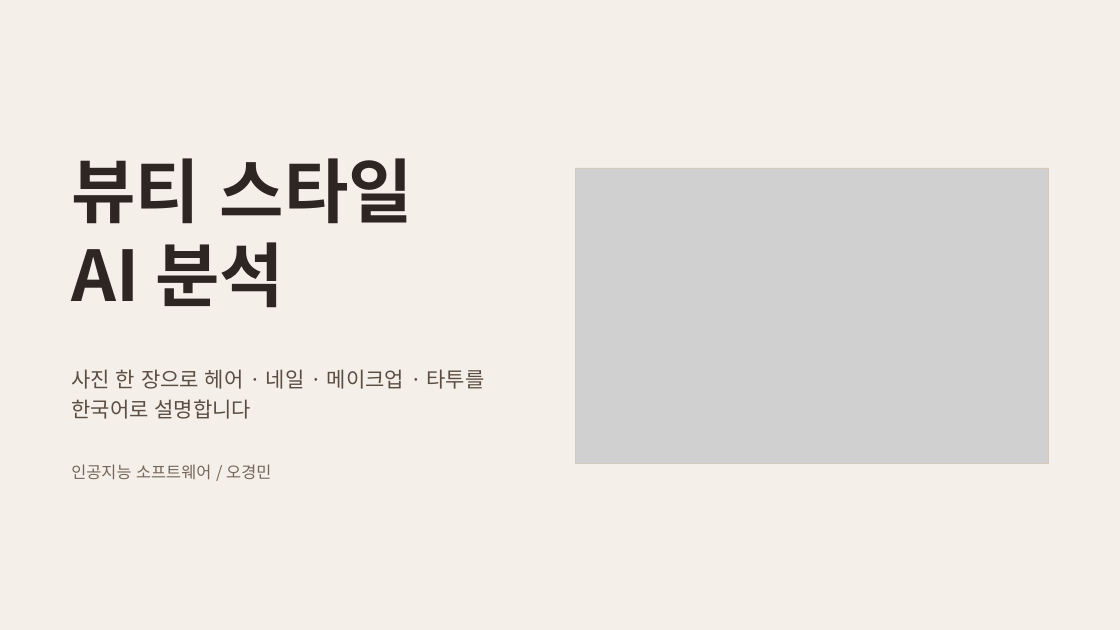
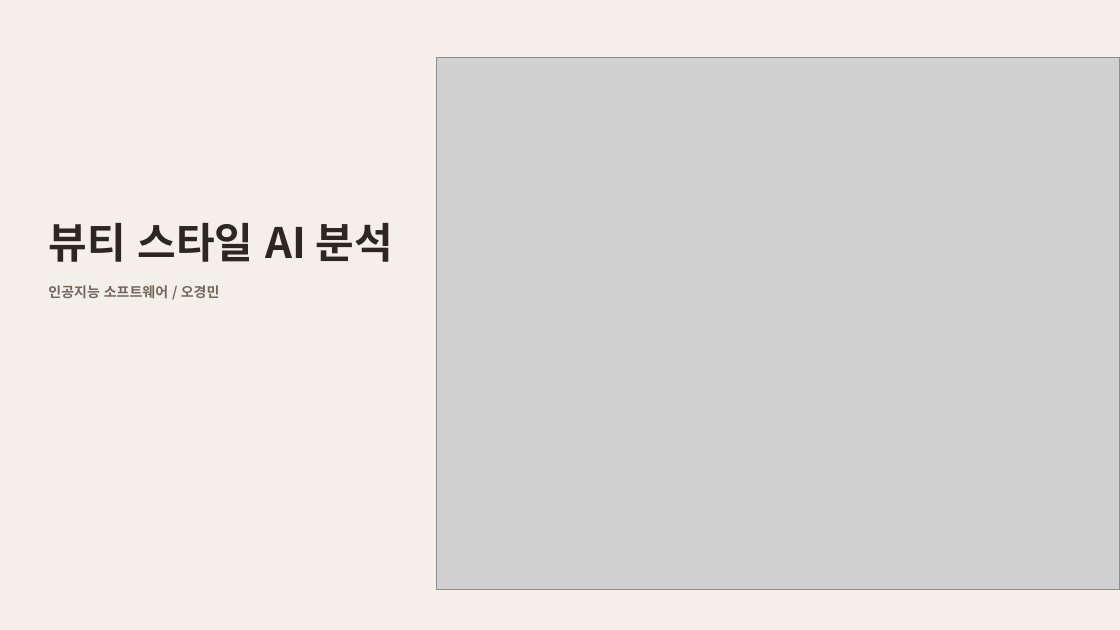
Before and after one commit to rudals906377/AI, a slide deck: slide 1 of docs/presentation.pptx. Drawn at 1120x630 pixels with LibreOffice and Linux fonts; fonts in the diff are those of the drawing; grey boxes stand for pictures. Boxes give left, top, right and bottom in pixels: in the first picture for what was removed or moved away, otherwise in the second. Text is boxed around its words. In the diff, an @@ line names an element or a change of style, - is before the commit and + after.

```diff
--- a/docs/presentation.pptx
+++ b/docs/presentation.pptx
@@ picture resized from (x1=576, y1=168, x2=1049, y2=464) to (x1=436, y1=57, x2=1120, y2=590) @@
@@ rectangle removed at (x1=576, y1=168, x2=1049, y2=464) @@
@@ title at (x1=48, y1=223, x2=392, y2=298): text changed; size 60 to 12 pt; text colour #2E2622 to #74665A @@
-뷰티 스타일
-AI 분석
+뷰티 스타일 AI 분석
+인공지능 소프트웨어 / 오경민
@@ text removed at (x1=71, y1=369, x2=485, y2=419) @@
-사진 한 장으로 헤어 · 네일 · 메이크업 · 타투를 한국어로 설명합니다
@@ text removed at (x1=71, y1=464, x2=271, y2=480) @@
-인공지능 소프트웨어 / 오경민
```
Also in this commit, not shown: 6 other slides changed, 1 slide added, 4 other files.
